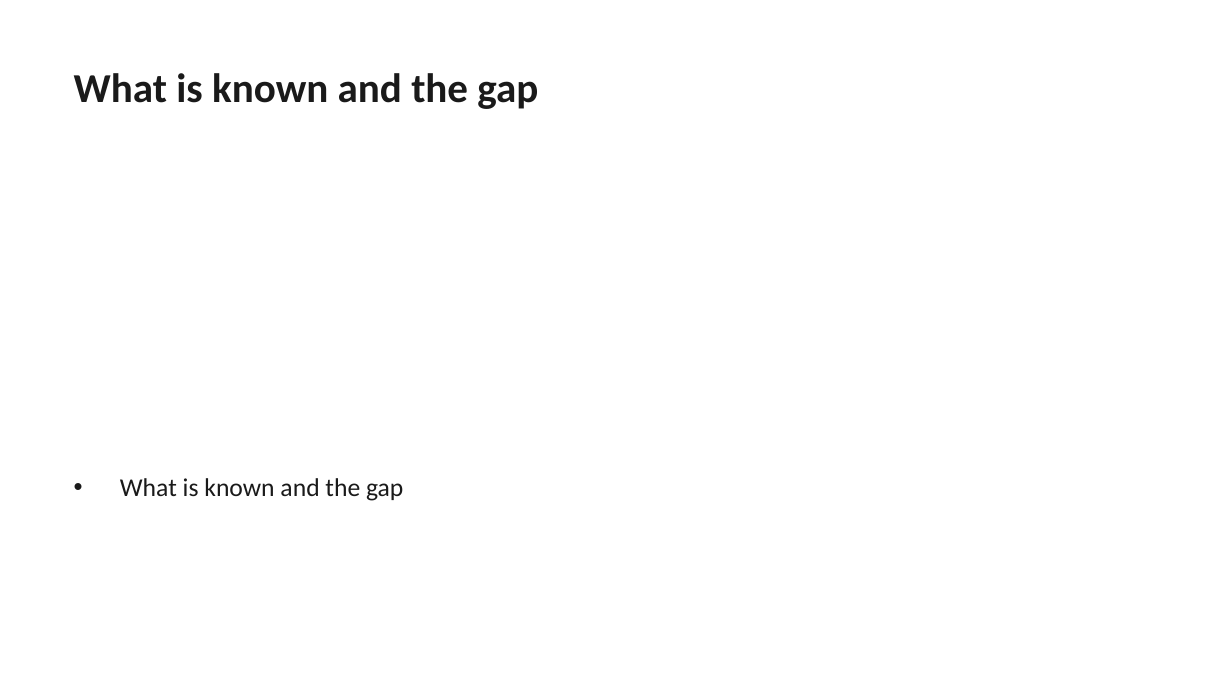
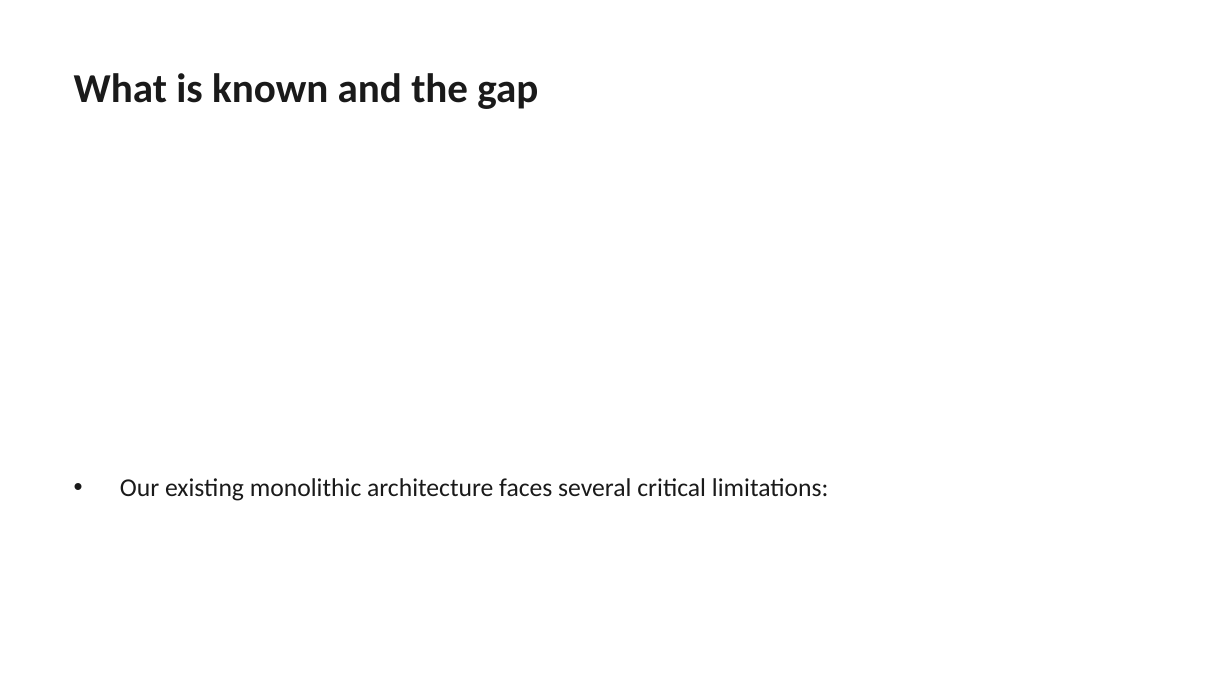
Before and after one commit to AdamYin007/Presentation-OS, a slide deck: slide 2 of examples/business-review/e2e-output.pptx. Drawn at 1232x693 pixels with LibreOffice and Linux fonts; fonts in the diff are those of the drawing. Boxes give left, top, right and bottom in pixels: in the first picture for what was removed or moved away, otherwise in the second. Text is boxed around its words. In the diff, an @@ line names an element or a change of style, - is before the commit and + after.

```diff
--- a/examples/business-review/e2e-output.pptx
+++ b/examples/business-review/e2e-output.pptx
@@ text at <box>120,478,829,501</box>: text changed @@
-• What is known and the gap
+• Our existing monolithic architecture faces several critical limitations:
```
Also in this commit, not shown: 3 other slides changed, 1 slide added, 7 slides removed, 12 other files.
